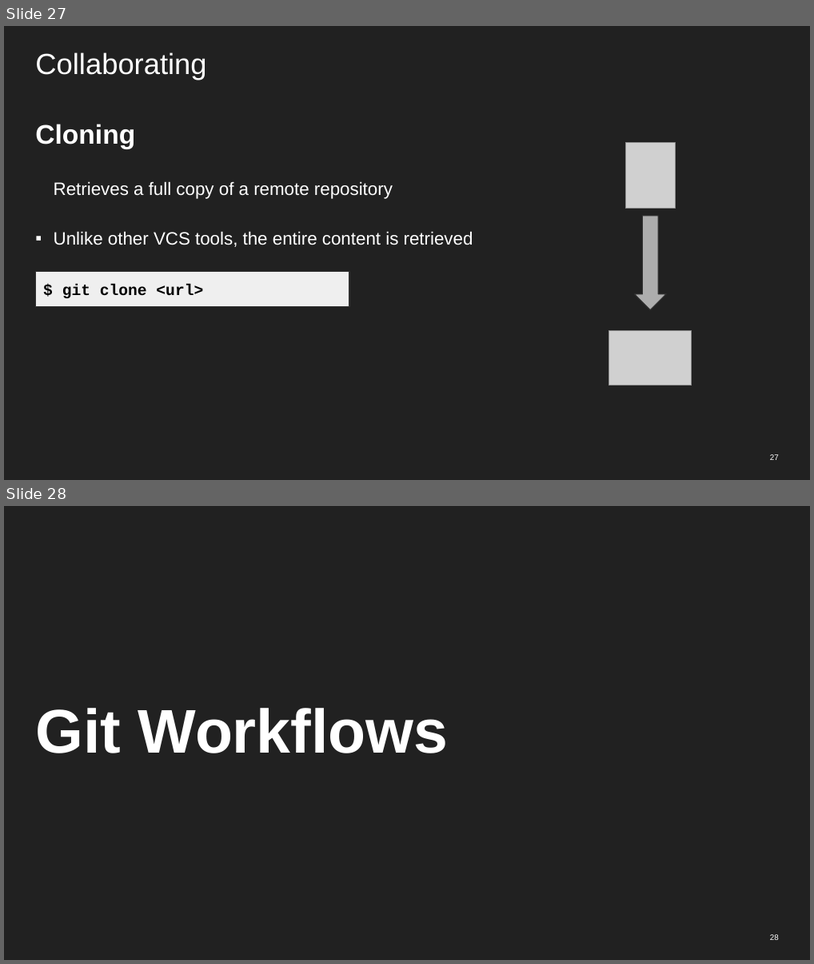
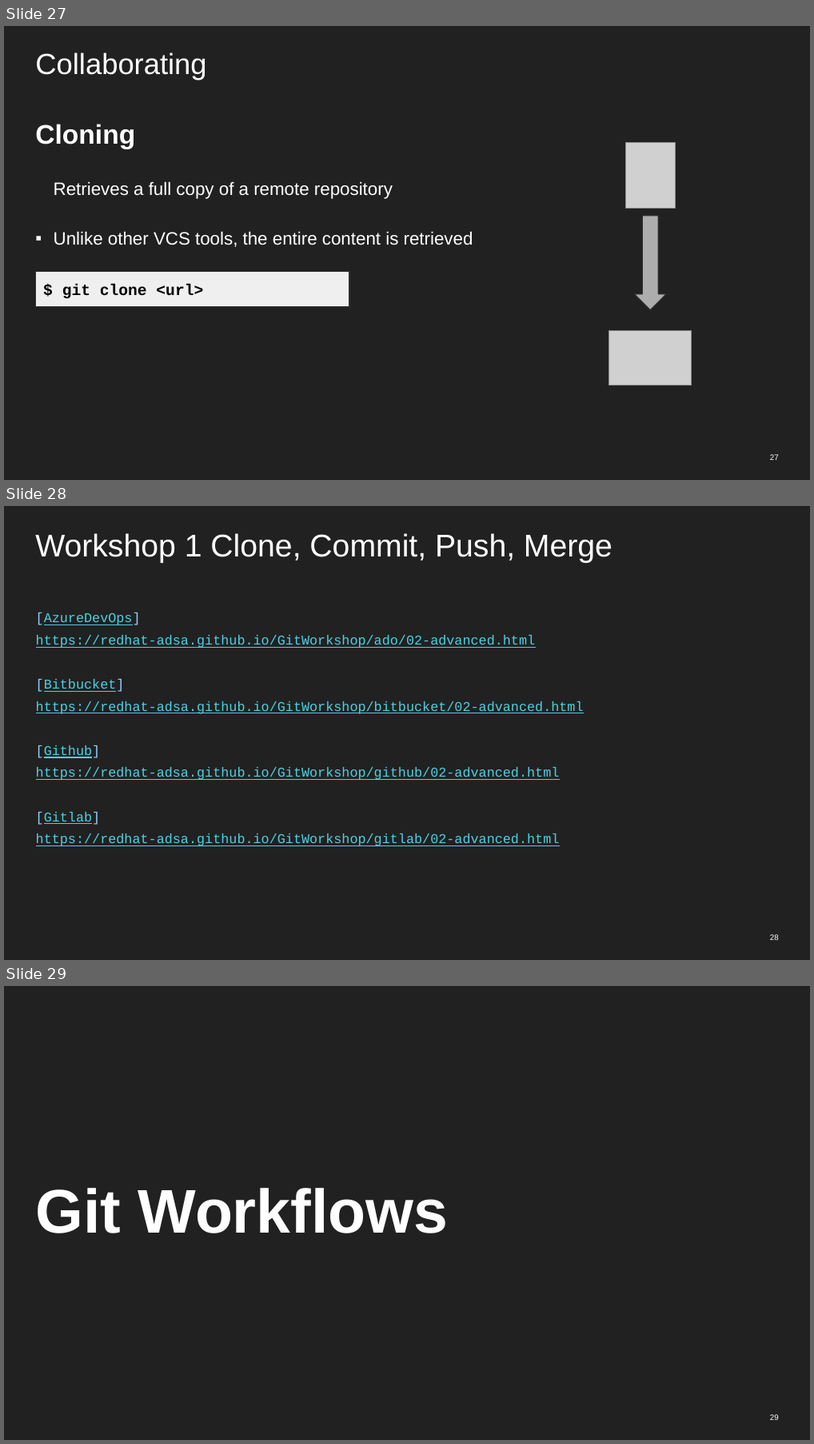
Before and after one commit to redhat-adsa/GitWorkshop, a slide deck: into_to_Git_slides.odp. Shown one above the other, each under a label of ours: slides 27 and 28 before the commit, slides 27, 28 and 29 after it. The pictures are 814x964 and 814x1444 pixels, drawn with LibreOffice and Linux fonts; fonts in the diff are those of the drawing; grey boxes stand for pictures. Boxes give left, top, right and bottom in pixels: in the first picture for what was removed or moved away, otherwise in the second. Text is boxed around its words. In the diff, an @@ line names an element or a change of style, - is before the commit and + after.

```diff
--- a/into_to_Git_slides.odp
+++ b/into_to_Git_slides.odp
@@ slide 28 added at (x1=4, y1=506, x2=810, y2=960), background #212121 @@
@@ title added at (x1=35, y1=533, x2=613, y2=563), 28 pt, text #FFFFFF @@
+Workshop 1 Clone, Commit, Push, Merge
@@ title added at (x1=36, y1=612, x2=584, y2=846), 12 pt, text #4DD0E1, underline @@
+[AzureDevOps]
+https://redhat-adsa.github.io/GitWorkshop/ado/02-advanced.html
+[Bitbucket]
+https://redhat-adsa.github.io/GitWorkshop/bitbucket/02-advanced.html
+[Github]
+https://redhat-adsa.github.io/GitWorkshop/github/02-advanced.html
+[Gitlab]
+https://redhat-adsa.github.io/GitWorkshop/gitlab/02-advanced.html
@@ page number added at (x1=770, y1=934, x2=779, y2=940), 7 pt, text #FFFFFF @@
+28
@@ what was slide 28 is now slide 29 @@
```
Also in this commit, not shown: 1 other slide added, 1 slide removed, 1 other file.
